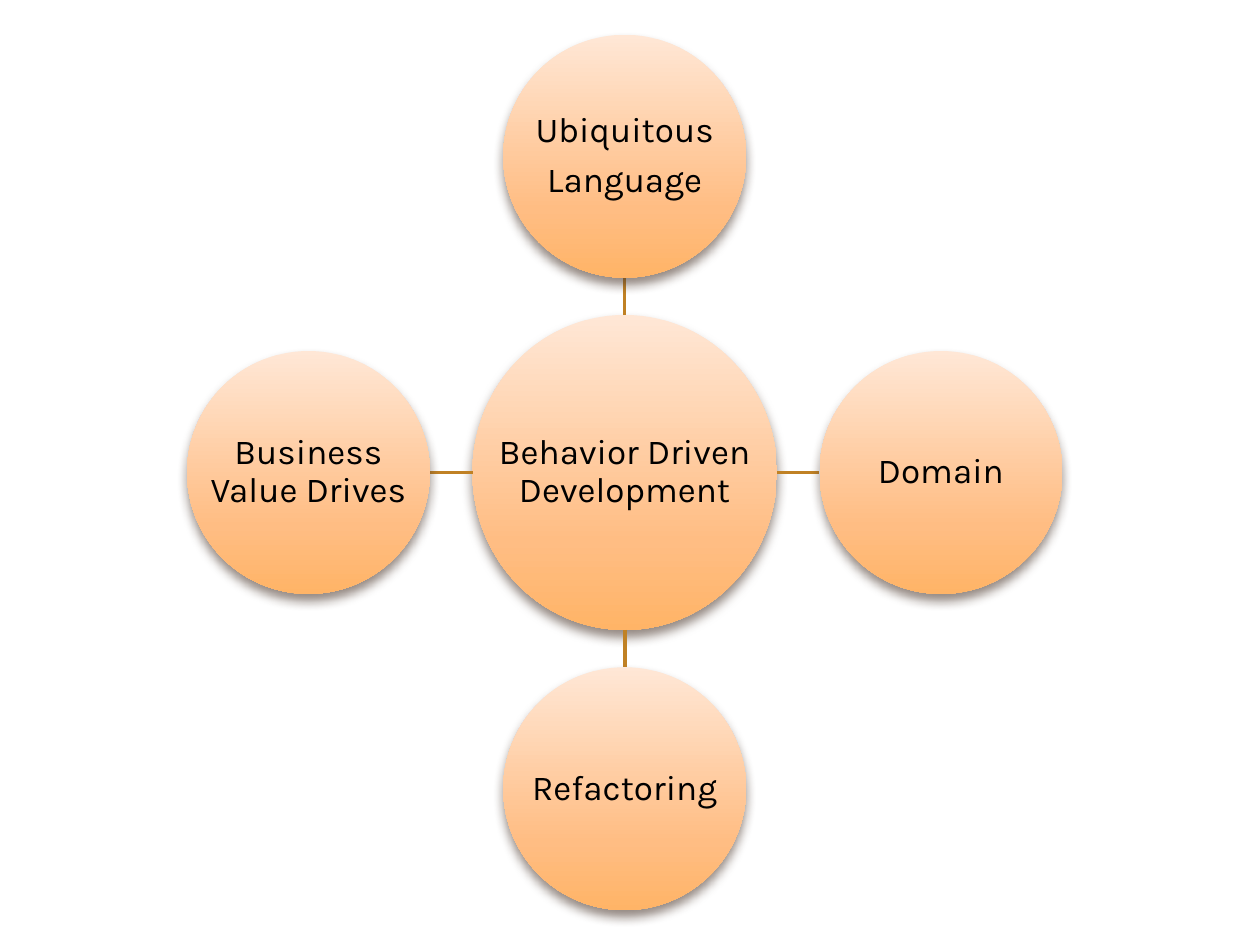
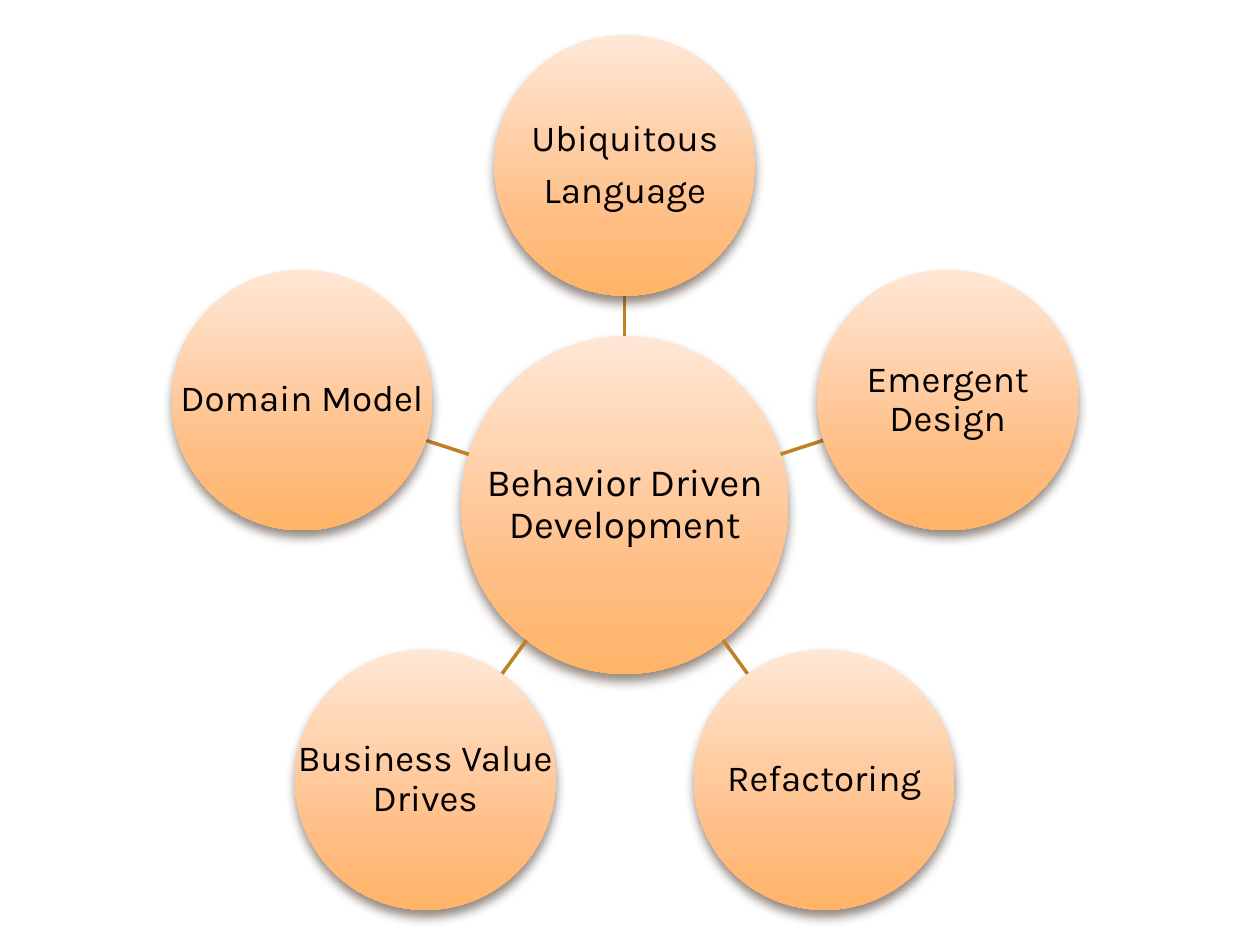
Before and after one commit to schambers/presentations, a slide deck: slide 5 of software-design-evolution/presentation/software-design-evolution.pptx (slide 4 before the commit). Drawn at 1260x945 pixels with LibreOffice and Linux fonts; fonts in the diff are those of the drawing. Boxes give left, top, right and bottom in pixels: in the first picture for what was removed or moved away, otherwise in the second. Text is boxed around its words. In the diff, an @@ line names an element or a change of style, - is before the commit and + after.

```diff
--- a/software-design-evolution/presentation/software-design-evolution.pptx
+++ b/software-design-evolution/presentation/software-design-evolution.pptx
@@ text "Ubiquitous": place and size @@
-text "Ubiquitous" at [536,118,714,201]
+text "Ubiquitous" at [531,125,718,212]
@@ ellipse: place and size @@
-ellipse at [503,35,746,278]
+ellipse at [494,35,755,296]
@@ ellipse: place and size @@
-ellipse at [186,352,430,595]
+ellipse at [171,270,432,530]
@@ freeform shape: place and size @@
-freeform shape at [622,277,627,315]
+freeform shape at [622,295,627,335]
@@ ellipse: place and size @@
-ellipse at [819,352,1062,595]
+ellipse at [818,270,1079,530]
@@ text "Behavior Driven Development": place and size @@
-text "Behavior Driven Development" at [499,440,750,511]
+text "Behavior Driven Development" at [487,469,763,547]
@@ text "Behavior Driven Development" at [487,469,763,547]: size 20 to 22 pt @@
@@ ellipse: place and size @@
-ellipse at [472,315,777,630]
+ellipse at [461,336,788,674]
@@ text at [180,385,423,412]: text changed; size 20 to 21 pt @@
-Domain
+Domain Model
@@ text added at [867,369,1029,440], 21 pt, text #000000 @@
+Emergent Design
@@ freeform shape at [425,438,470,457]: rotation 180 to 198 degrees; outline redrawn @@
@@ freeform shape at [780,438,825,457]: rotation 0 to 342 degrees; outline redrawn @@
@@ size 20 to 21 pt in 3 elements at [531,125,718,212], [727,765,921,800], [298,738,552,812] @@
@@ text "Business Value Drives": place and size @@
-text "Business Value Drives" at [211,440,406,503]
+text "Business Value Drives" at [298,738,552,812]
@@ ellipse: place and size @@
-ellipse at [503,668,746,911]
+ellipse at [295,649,556,910]
@@ freeform shape added at [499,638,528,675], outline #C08225 2 pt @@
@@ text "Refactoring": place and size @@
-text "Refactoring" at [532,776,717,809]
+text "Refactoring" at [727,765,921,800]
@@ ellipse added at [694,649,955,910], fill gradient #FFE7D7 to #FFBE84 to #FFB468 @@
@@ freeform shape at [721,638,749,675]: rotation 90 to 54 degrees; outline redrawn @@
```
Also in this commit, not shown: 1 other slide changed, 9 slides added, 2 slides removed, 2 other files.
